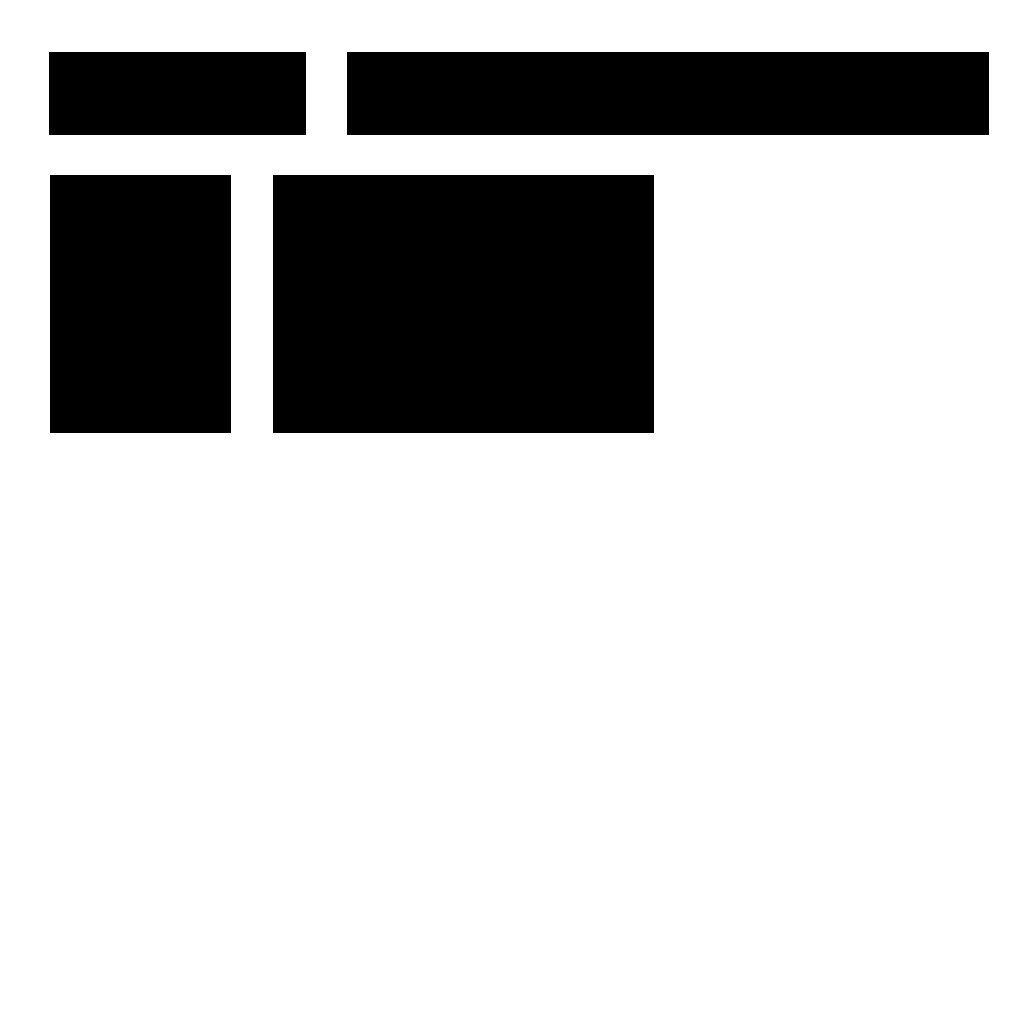
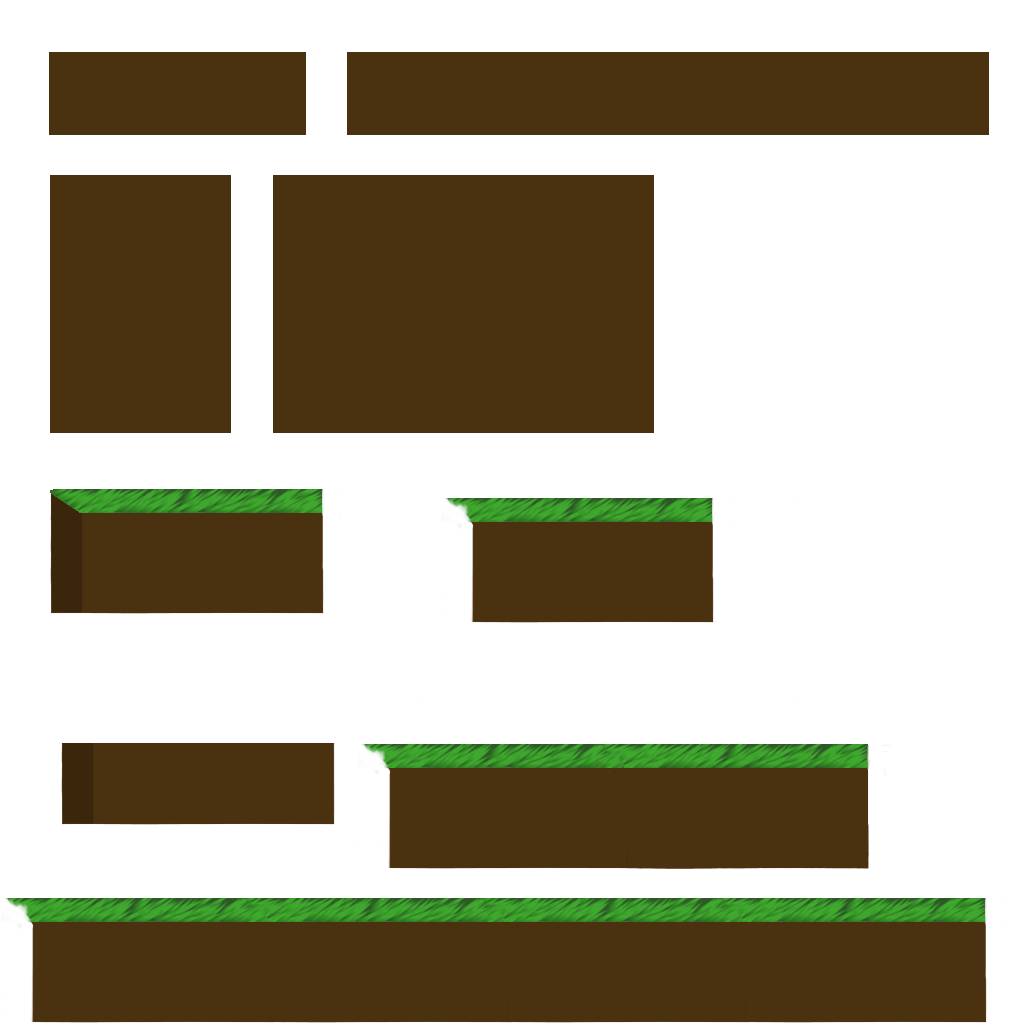
Layered file, before and after one edit (1024x1024). Changes by layer:
added layer "Layer 4" above "Layer 3" over [left=1, top=744, right=1008, bottom=1023]
added layer "Layer 3" above "Layer 2" over [left=50, top=489, right=800, bottom=870]
painted on "Layer 2" over [left=49, top=52, right=989, bottom=433]
